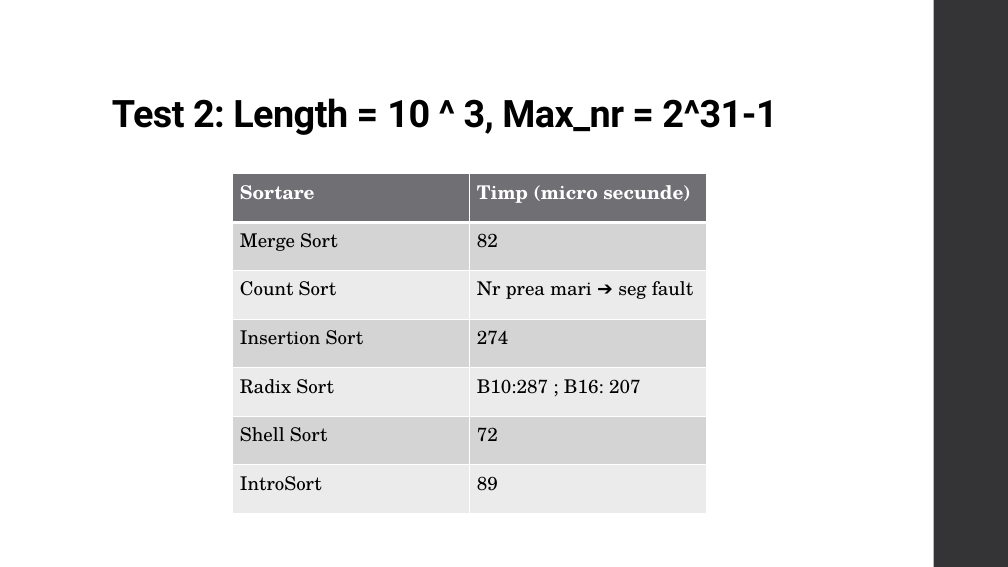
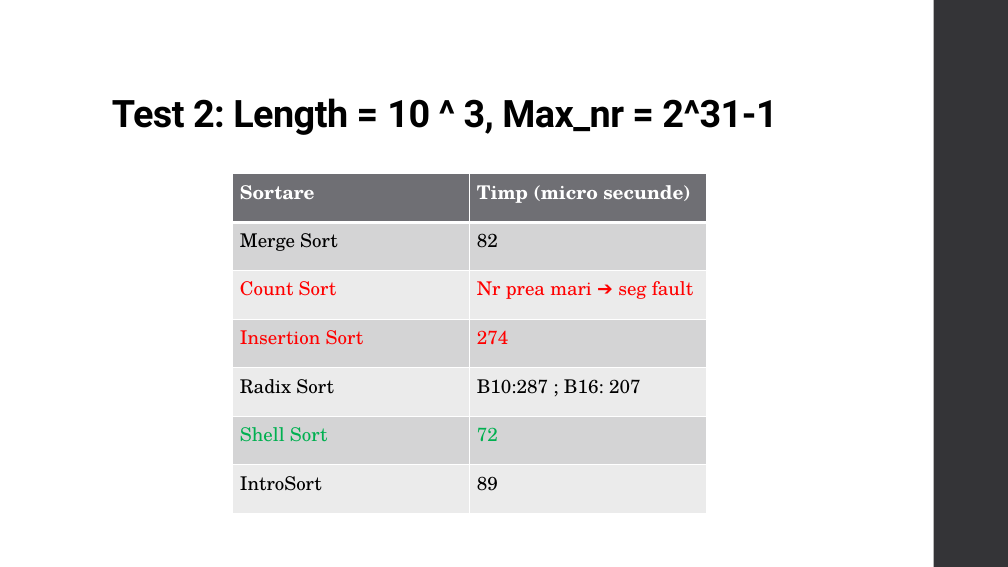
Before and after one commit to CybotTK/Data-Structures, a slide deck: slide 4 of Proiect SD-Algoritmi de sortare.pptx. Drawn at 1008x567 pixels with LibreOffice and Linux fonts; fonts in the diff are those of the drawing. Boxes give left, top, right and bottom in pixels: in the first picture for what was removed or moved away, otherwise in the second. Text is boxed around its words. In the diff, an @@ line names an element or a change of style, - is before the commit and + after.

```diff
--- a/Proiect SD-Algoritmi de sortare.pptx
+++ b/Proiect SD-Algoritmi de sortare.pptx
@@ table at (232,174,706,514) @@
@@ text colour #000000 to #FF0000 in "Count Sort", "Nr prea mari ➔ seg fault", "Insertion Sort", "274" @@
@@ text colour #000000 to #00B050 in "Shell Sort", "72" @@
```
Also in this commit, not shown: 1 other slide changed, 3 slides added, 1 slide removed, 2 other files.
